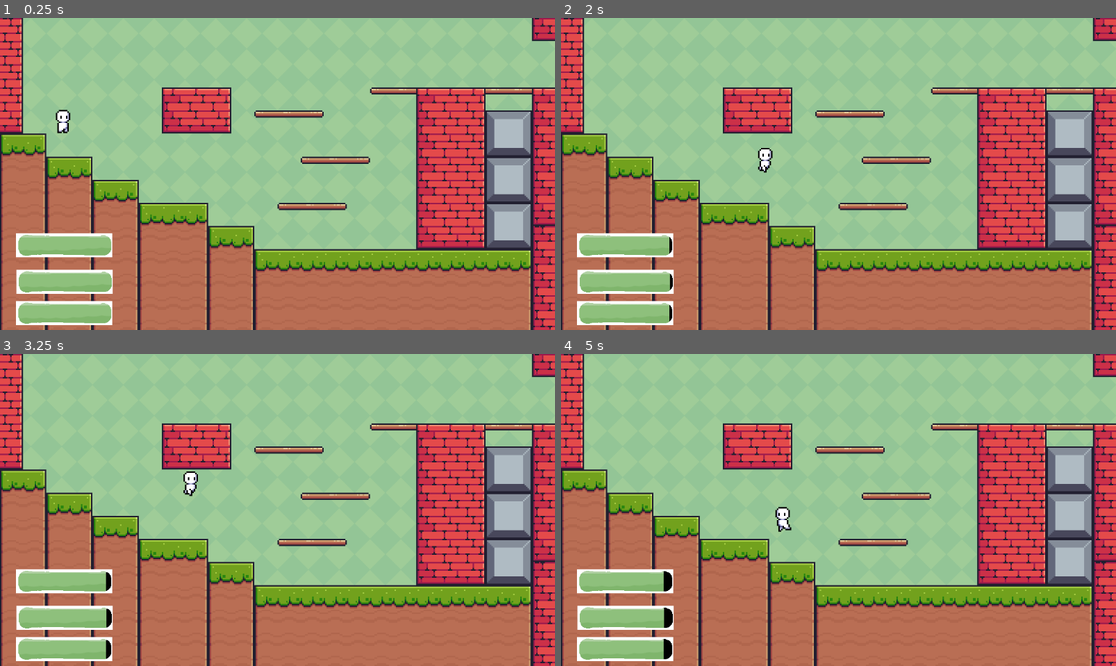
Above: before the commit, frames 1-4 (two rows, left to right).
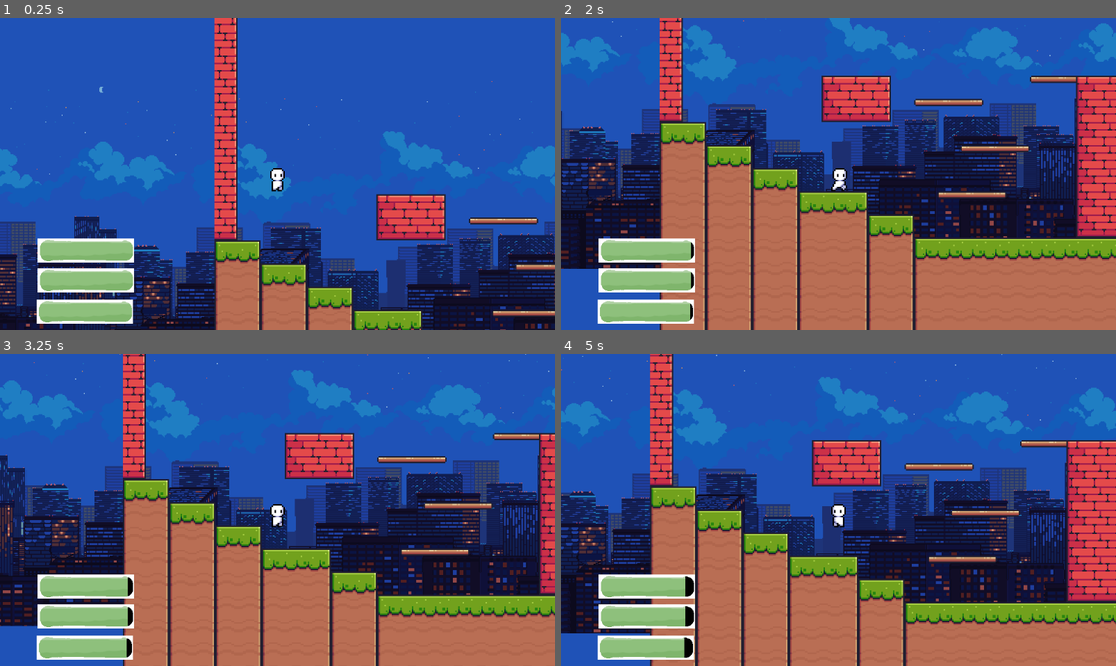
Above: after the commit, the same moments.

Repository: 22024-Gus/godot-game-UNESGO
Game: Godot game, scene res://scenes/main.tscn
Two runs of this game, one before a commit and one after it. Both use one fixed random seed, a clock stepped at 60 frames per second and the inputs below.
Inputs:
- Up to frame 1 (0.25 s): no input
- Up to frame 2 (2 s): tap Enter (ui_accept) at 0.5, 0.6, 1.55 s; hold Right (ui_right) from 0.53 s (still down); tap Space (jump, bound only after the commit) at 0.77, 0.8, 1.07, 1.35, 1.52, 1.82 s
- Up to frame 3 (3.25 s): release Right (ui_right) at 2.03 s; hold Left (ui_left) 2.03-2.78 s; tap Enter (ui_accept) at 2.1, 2.85 s; tap Space (jump, bound only after the commit) at 2.3, 3.02 s; hold Right (ui_right) from 2.78 s (still down)
- Up to frame 4 (5 s): tap Space (jump, bound only after the commit) at 3.32, 3.6, 3.77, 4.07, 4.52, 4.82 s; release Right (ui_right) at 4.28 s; hold Left (ui_left) from 4.28 s (still down); tap Enter (ui_accept) at 4.35 s

The runs differ from the first frame. In frame 1, 94% of the frame differs, in the area x 0-100%, y 0-100%; in frame 2, 82%; in frame 3, 83%; in frame 4, 83%.

Commit message:
v1.6
other stuff changed

Diff:
--- a/project.godot
+++ b/project.godot
@@ -15,6 +15,35 @@
 config/features=PackedStringArray("4.3", "Mobile")
 config/icon="res://resources/icon.svg"
 
+[input]
+
+left={
+"deadzone": 0.5,
+"events": [Object(InputEventKey,"resource_local_to_scene":false,"resource_name":"","device":-1,"window_id":0,"alt_pressed":false,"shift_pressed":false,"ctrl_pressed":false,"meta_pressed":false,"pressed":false,"keycode":0,"physical_keycode":65,"key_label":0,"unicode":97,"location":0,"echo":false,"script":null)
+, Object(InputEventJoypadMotion,"resource_local_to_scene":false,"resource_name":"","device":-1,"axis":0,"axis_value":-1.0,"script":null)
+, Object(InputEventJoypadButton,"resource_local_to_scene":false,"resource_name":"","device":-1,"button_index":13,"pressure":0.0,"pressed":false,"script":null)
+, Object(InputEventKey,"resource_local_to_scene":false,"resource_name":"","device":-1,"window_id":0,"alt_pressed":false,"shift_pressed":false,"ctrl_pressed":false,"meta_pressed":false,"pressed":false,"keycode":0,"physical_keycode":4194319,"key_label":0,"unicode":0,"location":0,"echo":false,"script":null)
+]
+}
+right={
+"deadzone": 0.5,
+"events": [Object(InputEventKey,"resource_local_to_scene":false,"resource_name":"","device":-1,"window_id":0,"alt_pressed":false,"shift_pressed":false,"ctrl_pressed":false,"meta_pressed":false,"pressed":false,"keycode":0,"physical_keycode":68,"key_label":0,"unicode":100,"location":0,"echo":false,"script":null)
+, Object(InputEventJoypadMotion,"resource_local_to_scene":false,"resource_name":"","device":-1,"axis":0,"axis_value":1.0,"script":null)
+, Object(InputEventJoypadButton,"resource_local_to_scene":false,"resource_name":"","device":-1,"button_index":14,"pressure":0.0,"pressed":false,"script":null)
+, Object(InputEventKey,"resource_local_to_scene":false,"resource_name":"","device":-1,"window_id":0,"alt_pressed":false,"shift_pressed":false,"ctrl_pressed":false,"meta_pressed":false,"pressed":false,"keycode":0,"physical_keycode":4194321,"key_label":0,"unicode":0,"location":0,"echo":false,"script":null)
+]
+}
+jump={
+"deadzone": 0.5,
+"events": [Object(InputEventKey,"resource_local_to_scene":false,"resource_name":"","device":-1,"window_id":0,"alt_pressed":false,"shift_pressed":false,"ctrl_pressed":false,"meta_pressed":false,"pressed":false,"keycode":0,"physical_keycode":32,"key_label":0,"unicode":32,"location":0,"echo":false,"script":null)
+, Object(InputEventKey,"resource_local_to_scene":false,"resource_name":"","device":-1,"window_id":0,"alt_pressed":false,"shift_pressed":false,"ctrl_pressed":false,"meta_pressed":false,"pressed":false,"keycode":0,"physical_keycode":87,"key_label":0,"unicode":119,"location":0,"echo":false,"script":null)
+, Object(InputEventKey,"resource_local_to_scene":false,"resource_name":"","device":-1,"window_id":0,"alt_pressed":false,"shift_pressed":false,"ctrl_pressed":false,"meta_pressed":false,"pressed":false,"keycode":0,"physical_keycode":4194320,"key_label":0,"unicode":0,"location":0,"echo":false,"script":null)
+, Object(InputEventJoypadButton,"resource_local_to_scene":false,"resource_name":"","device":-1,"button_index":11,"pressure":0.0,"pressed":false,"script":null)
+, Object(InputEventJoypadMotion,"resource_local_to_scene":false,"resource_name":"","device":-1,"axis":1,"axis_value":-1.0,"script":null)
+]
+}
+
 [rendering]
 
 renderer/rendering_method="mobile"
+environment/defaults/default_clear_color=Color(0.121569, 0.321569, 0.717647, 1)
--- a/scenes/health_bar_mental.gd
+++ b/scenes/health_bar_mental.gd
@@ -11,4 +11,4 @@
 	current_bar_value = max(current_bar_value, 0)
 
 	# Assuming this is a node you have set up
-	get_node("/root/Node/Health-bar-Mental").value = current_bar_value
+	get_node("/root/Node/CharacterBody2D/Camera2D/Health-bar-Mental").value = current_bar_value
--- a/scenes/health_bar_physical.gd
+++ b/scenes/health_bar_physical.gd
@@ -11,4 +11,4 @@
 	current_bar_value = max(current_bar_value, 0)
 
 	# Assuming this is a node you have set up
-	get_node("/root/Node/Health-bar-Physical").value = current_bar_value
+	get_node("/root/Node/CharacterBody2D/Camera2D/Health-bar-Physical").value = current_bar_value
--- a/scenes/health_bar_social.gd
+++ b/scenes/health_bar_social.gd
@@ -11,4 +11,4 @@
 	current_bar_value = max(current_bar_value, 0)
 
 	# Assuming this is a node you have set up
-	get_node("/root/Node/Health-bar-Social").value = current_bar_value
+	get_node("/root/Node/CharacterBody2D/Camera2D/Health-bar-Social").value = current_bar_value
--- a/scenes/main.tscn
+++ b/scenes/main.tscn
@@ -1,6 +1,6 @@
 [gd_scene load_steps=12 format=4 uid="uid://bxt31wy7vjo1p"]
 
-[ext_resource type="Texture2D" uid="uid://b5dokl6bd2lkr" path="res://resources/Green.png" id="1_c07xs"]
+[ext_resource type="Texture2D" uid="uid://dgf2vifc504h7" path="res://resources/city backgrounds - by me/city 1/10.png" id="1_1bcek"]
 [ext_resource type="Texture2D" uid="uid://ch86kjckp8paq" path="res://resources/Terrain (16x16).png" id="2_44wm8"]
 [ext_resource type="PackedScene" uid="uid://e16isattsfhc" path="res://scenes/main_character.tscn" id="3_j5clk"]
 [ext_resource type="Texture2D" uid="uid://bcjr18tsehkom" path="res://resources/background.png" id="4_0k83x"]
@@ -188,18 +188,24 @@
 
 [node name="Node" type="Node"]
 
-[node name="TextureRect" type="TextureRect" parent="."]
+[node name="BackgroundNode" type="TextureRect" parent="."]
 texture_filter = 1
 anchors_preset = 15
 anchor_right = 1.0
 anchor_bottom = 1.0
+offset_left = -3079.0
+offset_top = -2.0
+offset_right = 10481.0
+offset_bottom = 654.0
 grow_horizontal = 2
 grow_vertical = 2
-texture = ExtResource("1_c07xs")
+scale = Vector2(0.5, 0.5)
+texture = ExtResource("1_1bcek")
 stretch_mode = 1
 
 [node name="TileMapLayer" type="TileMapLayer" parent="."]
 texture_filter = 1
+position = Vector2(0, 101)
 scale = Vector2(3, 3)
 tile_map_data = PackedByteArray("AAAAAAUAAAAGAAAAAAABAAUAAAAIAAAAAAAXAAkAAAARAAUAAAAWAAkAAAAOAAYAAAAWAAoAAAAIAAAAAAAVAA …(4000 unchanged characters)…
 tile_set = SubResource("TileSet_vsm1b")
@@ -207,11 +213,13 @@
 [node name="CharacterBody2D" parent="." instance=ExtResource("3_j5clk")]
 position = Vector2(131, 174)
 
-[node name="Health-bar-Physical" type="TextureProgressBar" parent="."]
-offset_left = 33.0
-offset_top = 447.0
-offset_right = 233.0
-offset_bottom = 497.0
+[node name="Camera2D" type="Camera2D" parent="CharacterBody2D"]
+
+[node name="Health-bar-Physical" type="TextureProgressBar" parent="CharacterBody2D/Camera2D"]
+offset_left = -498.0
+offset_top = 134.0
+offset_right = -298.0
+offset_bottom = 184.0
 step = 0.5
 value = 100.0
 texture_under = ExtResource("4_0k83x")
@@ -219,11 +227,11 @@
 texture_progress = ExtResource("6_h3wab")
 script = ExtResource("7_ybp4g")
 
-[node name="Health-bar-Social" type="TextureProgressBar" parent="."]
-offset_left = 34.0
-offset_top = 523.0
-offset_right = 234.0
-offset_bottom = 573.0
+[node name="Health-bar-Social" type="TextureProgressBar" parent="CharacterBody2D/Camera2D"]
+offset_left = -498.0
+offset_top = 196.0
+offset_right = -298.0
+offset_bottom = 246.0
 step = 0.5
 value = 100.0
 texture_under = ExtResource("4_0k83x")
@@ -231,11 +239,11 @@
 texture_progress = ExtResource("6_h3wab")
 script = ExtResource("7_msdta")
 
-[node name="Health-bar-Mental" type="TextureProgressBar" parent="."]
-offset_left = 33.0
-offset_top = 588.0
-offset_right = 233.0
-offset_bottom = 638.0
+[node name="Health-bar-Mental" type="TextureProgressBar" parent="CharacterBody2D/Camera2D"]
+offset_left = -500.0
+offset_top = 261.0
+offset_right = -300.0
+offset_bottom = 311.0
 step = 0.5
 value = 100.0
 texture_under = ExtResource("4_0k83x")
--- a/scenes/main_character.gd
+++ b/scenes/main_character.gd
@@ -18,14 +18,15 @@
 	# Add the gravity.
 	if not is_on_floor():
 		velocity += get_gravity() * delta
+		sprite_2d.animation = "jumping"
 
 	# Handle jump.
-	if Input.is_action_just_pressed("ui_accept") and is_on_floor():
+	if Input.is_action_just_pressed("jump") and is_on_floor():
 		velocity.y = JUMP_VELOCITY
 
 	# Get the input direction and handle the movement/deceleration.
 	# As good practice, you should replace UI actions with custom gameplay actions.
-	var direction := Input.get_axis("ui_left", "ui_right")
+	var direction := Input.get_axis("left", "right")
 	if direction:
 		velocity.x = direction * SPEED
 	else:
Binary file added: resources/city backgrounds - by me/COUPON.png
Not shown, added: resources/city backgrounds - by me/COUPON.png.import
Not shown, added: resources/city backgrounds - by me/License.txt
Binary file added: resources/city backgrounds - by me/city 1/1.png
Not shown, added: resources/city backgrounds - by me/city 1/1.png.import
Binary file added: resources/city backgrounds - by me/city 1/10.png
Not shown, added: resources/city backgrounds - by me/city 1/10.png.import
Binary file added: resources/city backgrounds - by me/city 1/2.png
Not shown, added: resources/city backgrounds - by me/city 1/2.png.import
Binary file added: resources/city backgrounds - by me/city 1/3.png
Not shown, added: resources/city backgrounds - by me/city 1/3.png.import
Binary file added: resources/city backgrounds - by me/city 1/4.png
(and 313 more such lines)
